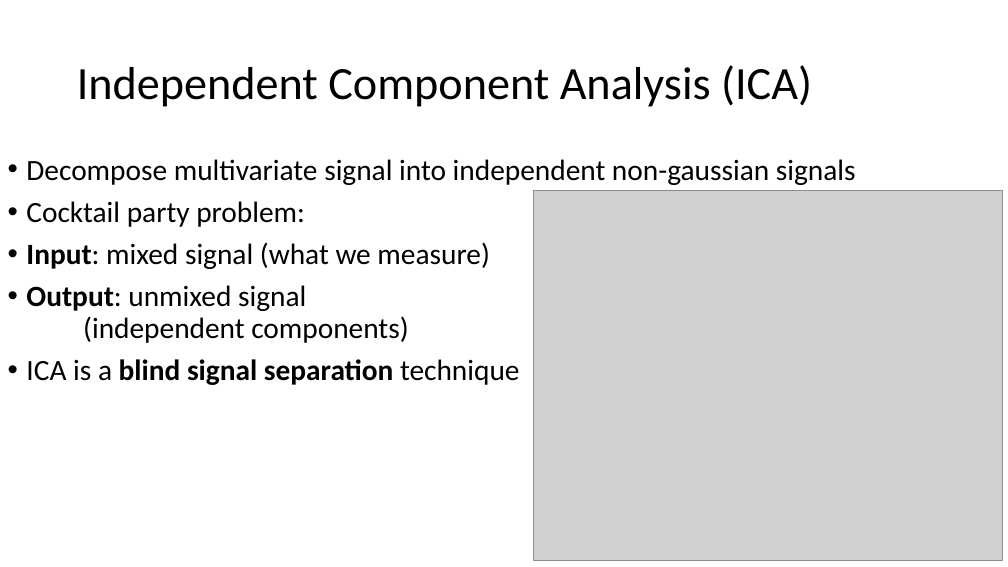
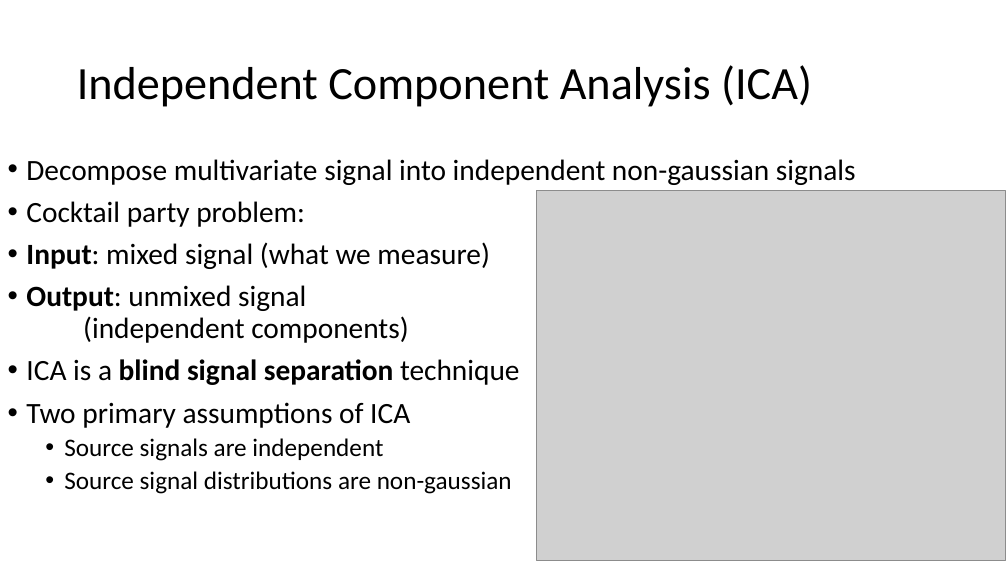
Before and after one commit to russellu/cs405, a slide deck: slide 3 of Lecture_16.pptx. Drawn at 1008x567 pixels with LibreOffice and Linux fonts; fonts in the diff are those of the drawing; grey boxes stand for pictures. Boxes give left, top, right and bottom in pixels: in the first picture for what was removed or moved away, otherwise in the second. Text is boxed around its words. In the diff, an @@ line names an element or a change of style, - is before the commit and + after.

```diff
--- a/Lecture_16.pptx
+++ b/Lecture_16.pptx
@@ picture: place and size @@
-picture at bbox=[533, 191, 1002, 560]
+picture at bbox=[537, 191, 1006, 560]
@@ text at bbox=[26, 402, 512, 494]: paragraphs added @@
+• Two primary assumptions of ICA
+  • Source signals are independent
+  • Source signal distributions are non-gaussian
```
Also in this commit, not shown: 9 other slides changed, 1 other file.
